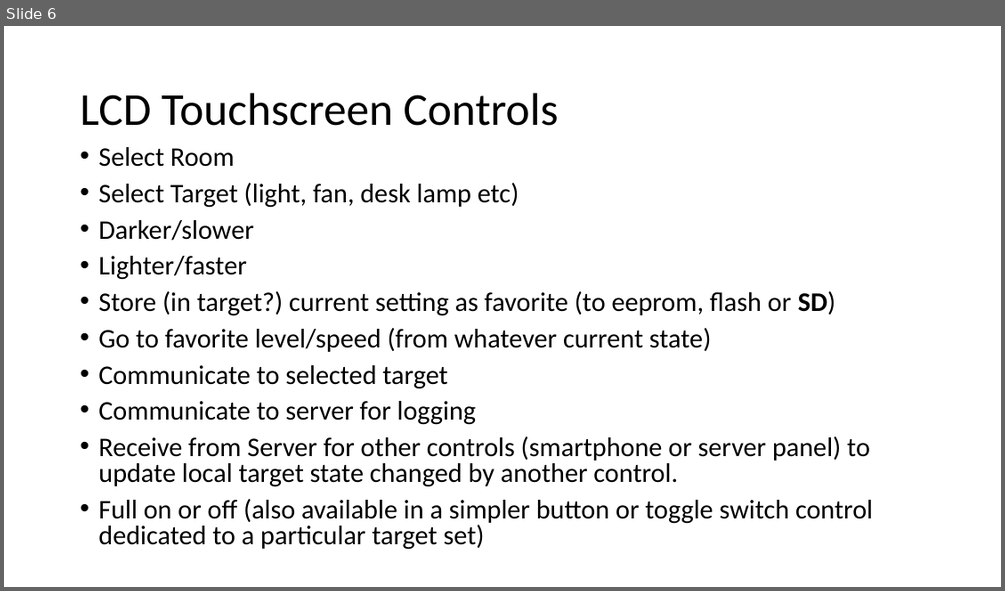
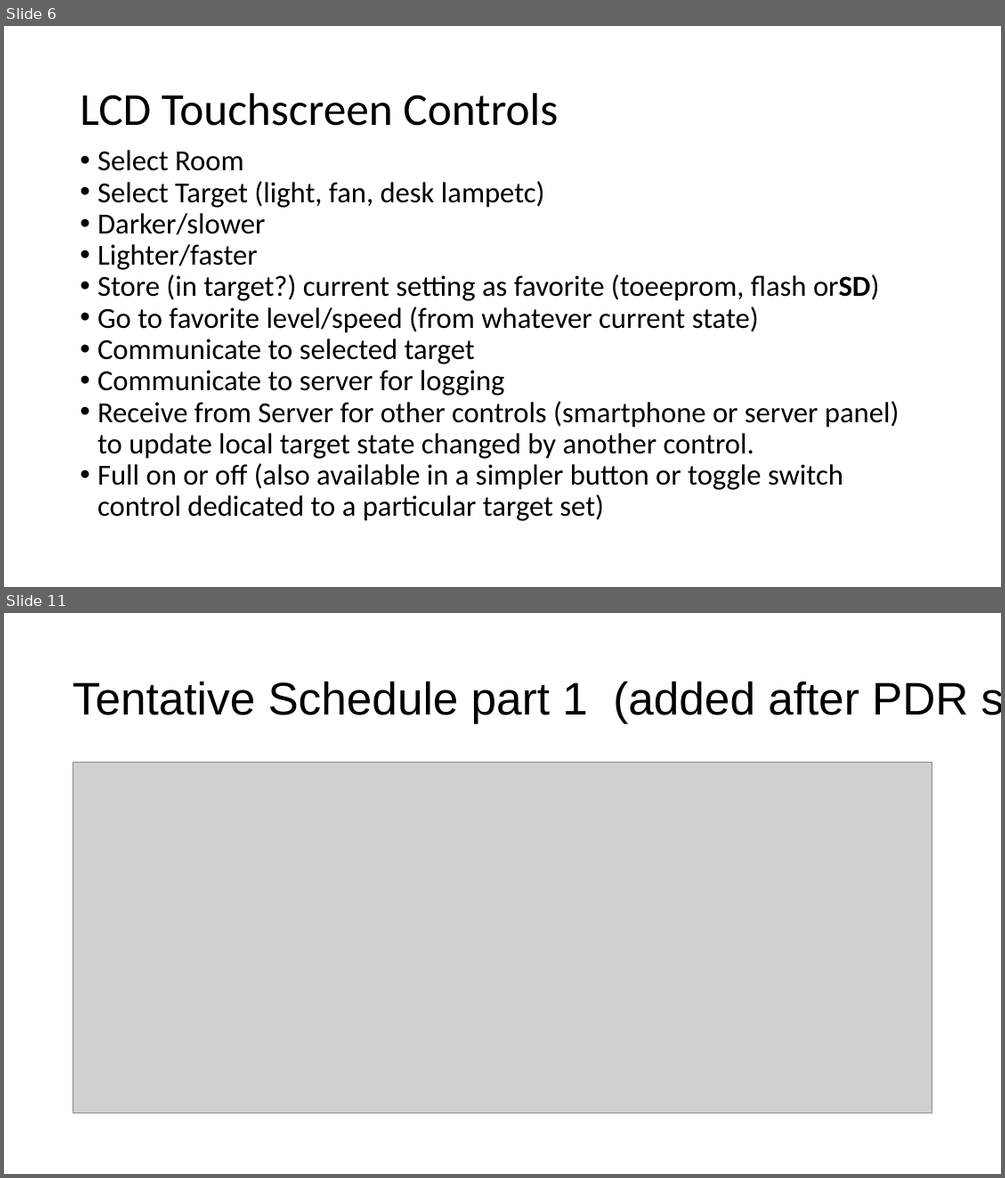
Before and after one commit to amigabill/jhu_EN525.743, a slide deck: Docs/pdr_wtoner_2015fall.pptx. Shown one above the other, each under a label of ours: slide 6 before the commit, slides 6 and 11 after it; the slides between them are not shown. The pictures are 1005x591 and 1005x1178 pixels, drawn with LibreOffice and Linux fonts; fonts in the diff are those of the drawing; grey boxes stand for pictures. Boxes give left, top, right and bottom in pixels: in the first picture for what was removed or moved away, otherwise in the second. Text is boxed around its words. In the diff, an @@ line names an element or a change of style, - is before the commit and + after.

Commit message:
Added to what was submitted for presentation:     General block Diagrams     Estimated Schedule

```diff
--- a/Docs/pdr_wtoner_2015fall.pptx
+++ b/Docs/pdr_wtoner_2015fall.pptx
@@ slide 11 added at (4,613,1001,1174), background #FFFFFF @@
@@ text added at (73,681,968,724), 44 pt, text #000000 @@
+Tentative Schedule part 1 (added after PDR submitted for presentation)
@@ picture added at (73,763,933,1113) @@
@@ slide 6 changed as well @@
@@ text at (97,150,899,521): size 25.9 to 28 pt in "Select Room", "Darker/slower", "Lighter/faster", "Go to favorite level/speed (from whatever current ..." and 4 more places; indent changed; line spacing 0.8 to 0.9; less space between paragraphs @@
@@ text at (97,181,545,208): text changed; size 25.9 to 28 pt @@
-• Select Target (light, fan, desk lamp etc)
+• Select Target (light, fan, desk lampetc)
@@ text at (97,274,879,301): text changed; size 25.9 to 28 pt @@
-• Store (in target?) current setting as favorite (to eeprom, flash or SD)
+• Store (in target?) current setting as favorite (toeeprom, flash orSD)
```
Also in this commit, not shown: 6 other slides changed, 4 other slides added.
